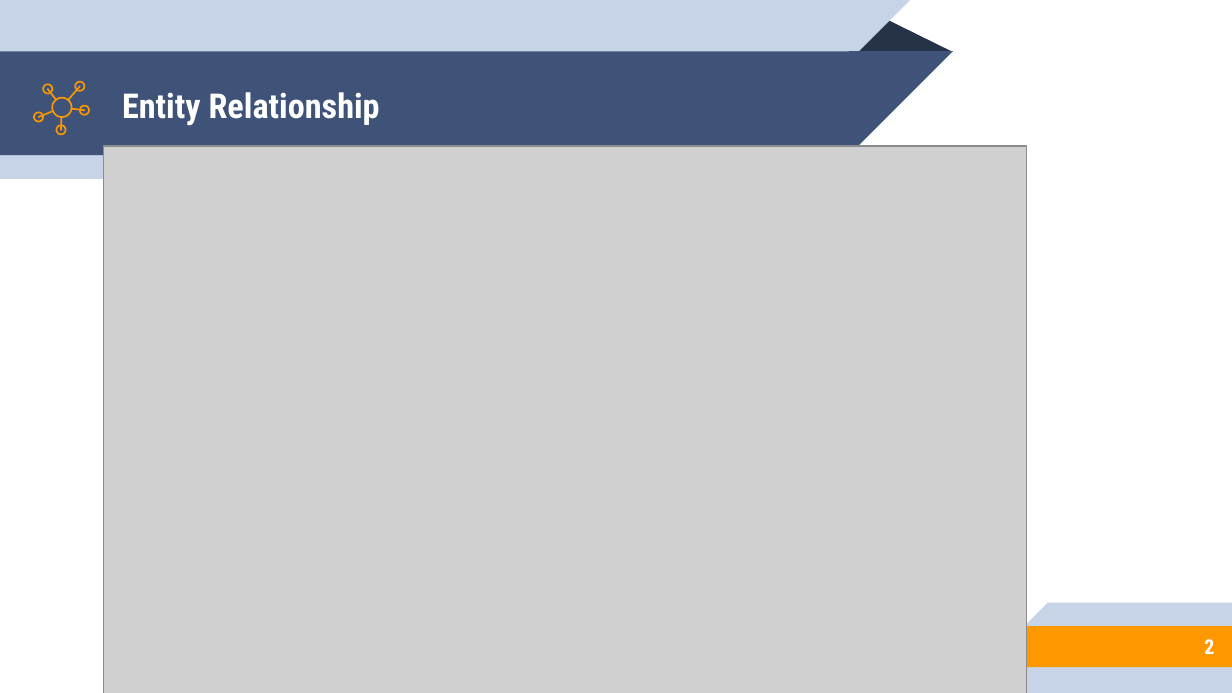
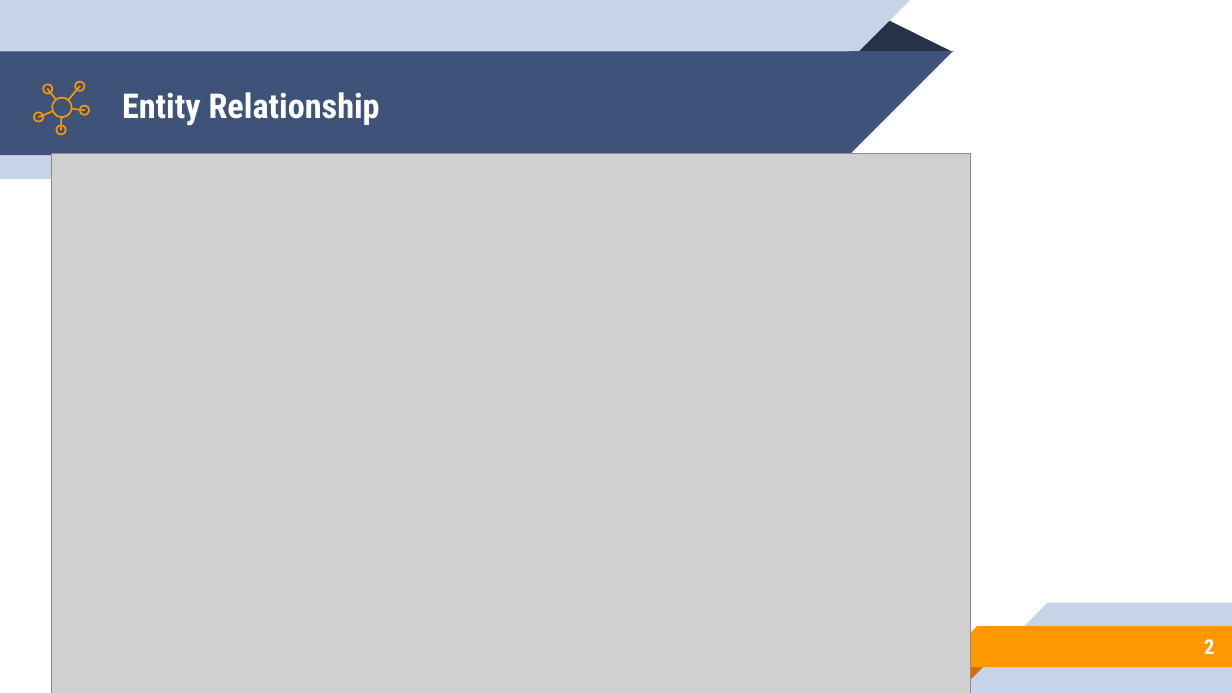
Before and after one commit to Sbi98/DB2Project, a slide deck: slide 2 of DB2 Presentation.pptx. Drawn at 1232x693 pixels with LibreOffice and Linux fonts; fonts in the diff are those of the drawing; grey boxes stand for pictures. Boxes give left, top, right and bottom in pixels: in the first picture for what was removed or moved away, otherwise in the second. Text is boxed around its words. In the diff, an @@ line names an element or a change of style, - is before the commit and + after.

```diff
--- a/DB2 Presentation.pptx
+++ b/DB2 Presentation.pptx
@@ picture: place and size @@
-picture at bbox=[103, 147, 1026, 693]
+picture at bbox=[52, 154, 971, 693]
@@ right triangle added at bbox=[936, 626, 977, 667], fill #FF9800 @@
@@ triangle added at bbox=[936, 667, 989, 684], fill #D26F00 @@
```
Also in this commit, not shown: 3 other slides changed.
